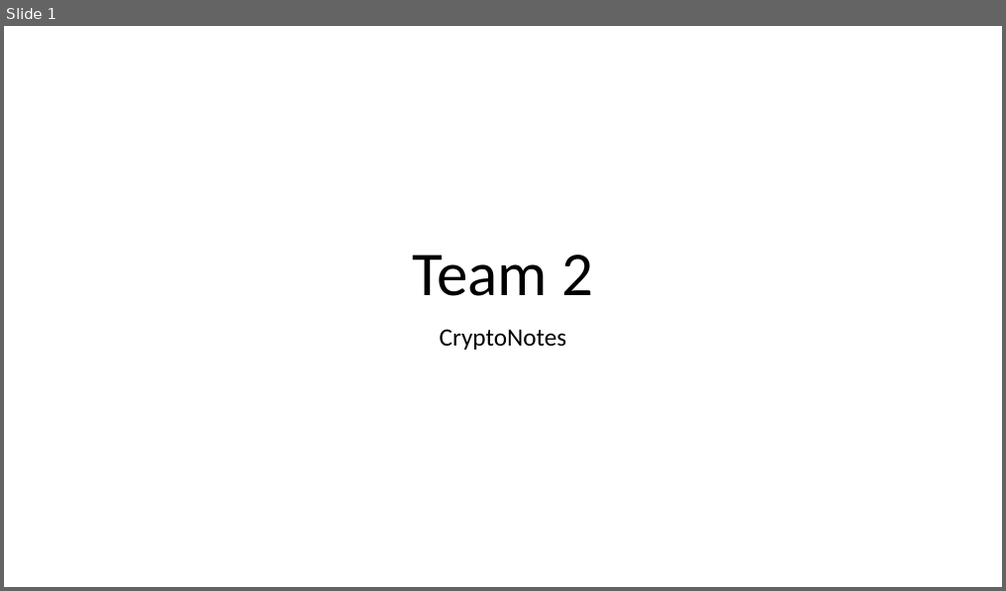
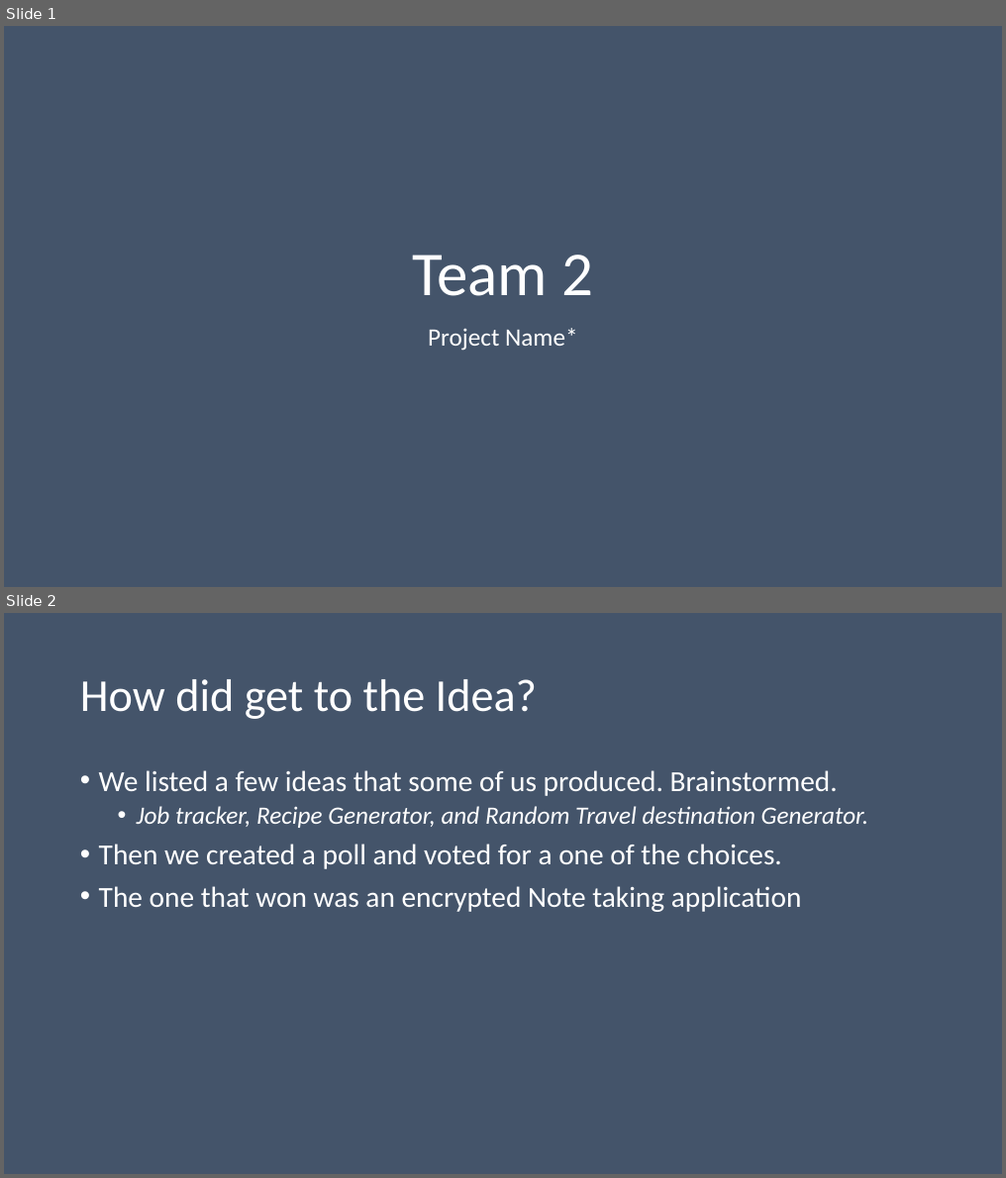
Before and after one commit to Dwaddle26/EncryptNotes, a slide deck: Team_2_Presentation_1.pptx. Shown one above the other, each under a label of ours: slide 1 before the commit, slides 1 and 2 after it. The pictures are 1006x591 and 1006x1178 pixels, drawn with LibreOffice and Linux fonts; fonts in the diff are those of the drawing. Boxes give left, top, right and bottom in pixels: in the first picture for what was removed or moved away, otherwise in the second. Text is boxed around its words. In the diff, an @@ line names an element or a change of style, - is before the commit and + after.

Commit message:
Updated Progress Presentation
I added some text and titles to the slide. Also, Changed to BG Color.

```diff
--- a/Team_2_Presentation_1.pptx
+++ b/Team_2_Presentation_1.pptx
@@ slide 2 added at (x1=4, y1=613, x2=1002, y2=1174), background #44546A @@
@@ title added at (x1=80, y1=679, x2=537, y2=719), 44 pt, text #FFFFFF @@
+How did get to the Idea?
@@ text added at (x1=99, y1=770, x2=868, y2=912), 28 pt, text #FFFFFF @@
+• We listed a few ideas that some of us produced. Brainstormed.
+  • Job tracker, Recipe Generator, and Random Travel destination Generator.
+• Then we created a poll and voted for a one of the choices.
+• The one that won was an encrypted Note taking application
@@ slide 1 changed as well @@
@@ background #FFFFFF to #44546A @@
@@ title "Team 2" at (x1=412, y1=255, x2=593, y2=296): text colour #000000 to #FFFFFF @@
@@ subtitle at (x1=428, y1=328, x2=578, y2=351): text changed; text colour #000000 to #FFFFFF @@
-CryptoNotes
+Project Name*
```
Also in this commit, not shown: 8 other slides added, 9 slides removed.
